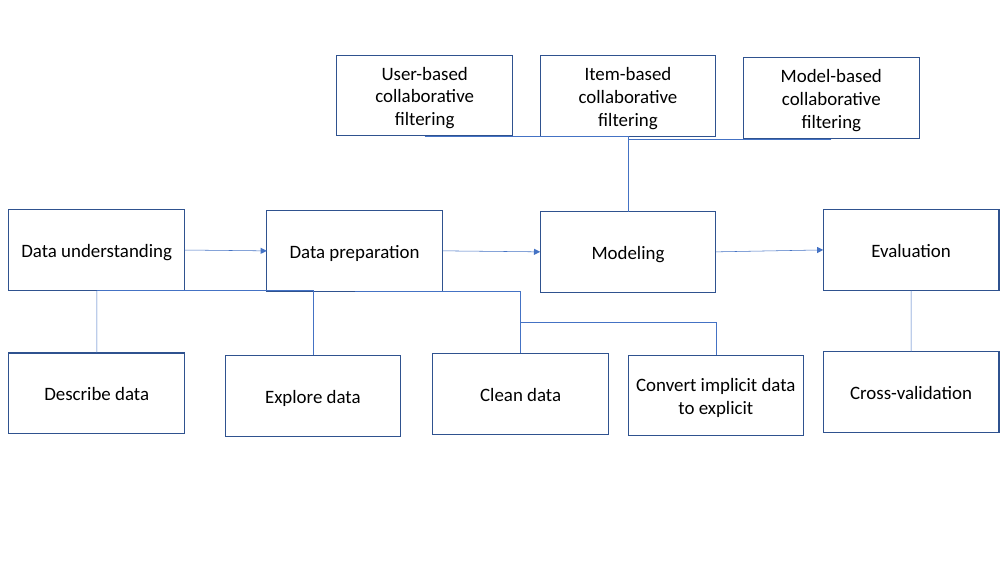
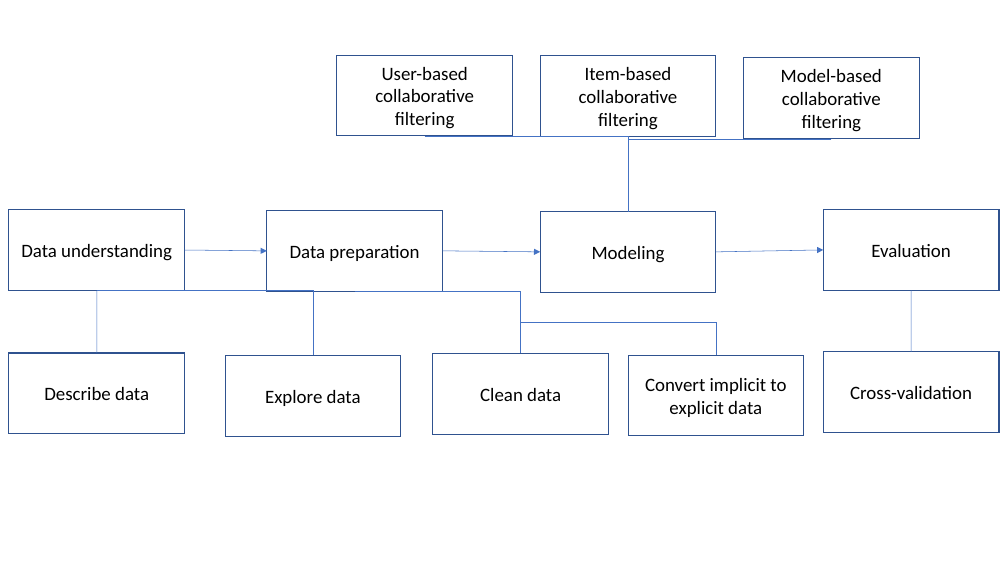
Before and after one commit to arnaudzobel/Lecture-Reccomendersystem, a slide deck: slide 5 of ausarbeitung/bilder.odp. Drawn at 1008x567 pixels with LibreOffice and Linux fonts; fonts in the diff are those of the drawing. Boxes give left, top, right and bottom in pixels: in the first picture for what was removed or moved away, otherwise in the second. Text is boxed around its words. In the diff, an @@ line names an element or a change of style, - is before the commit and + after.

```diff
--- a/ausarbeitung/bilder.odp
+++ b/ausarbeitung/bilder.odp
@@ text in freeform shape at bbox=[645, 378, 786, 417]: text changed @@
-Convert implicit data to explicit
+Convert implicit to explicit data
```
Also in this commit, not shown: 4 other slides changed, 13 other files.
